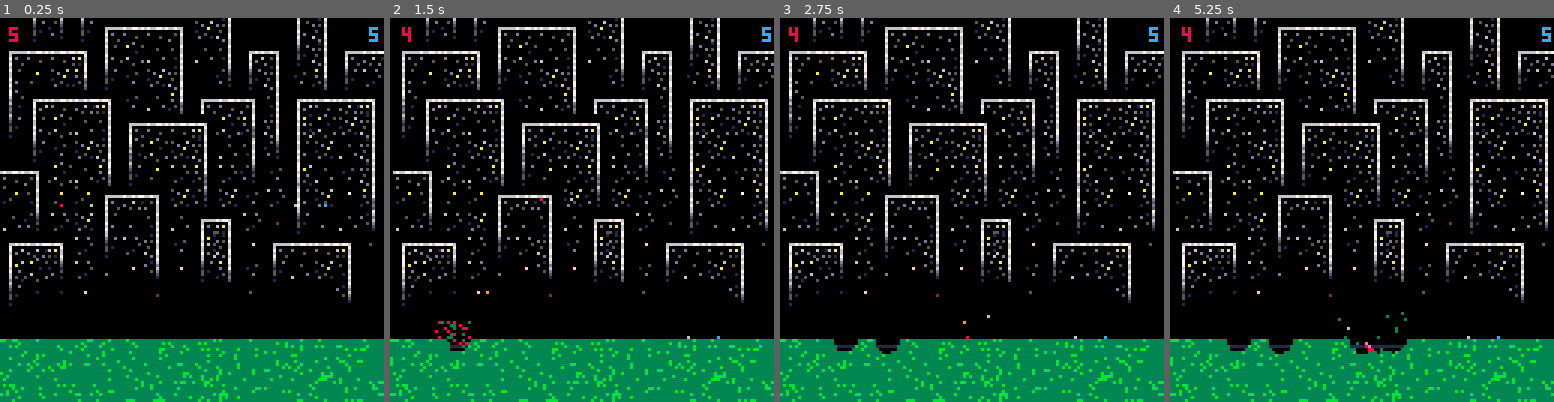
Above: before the commit, frames 1-4 (left to right).
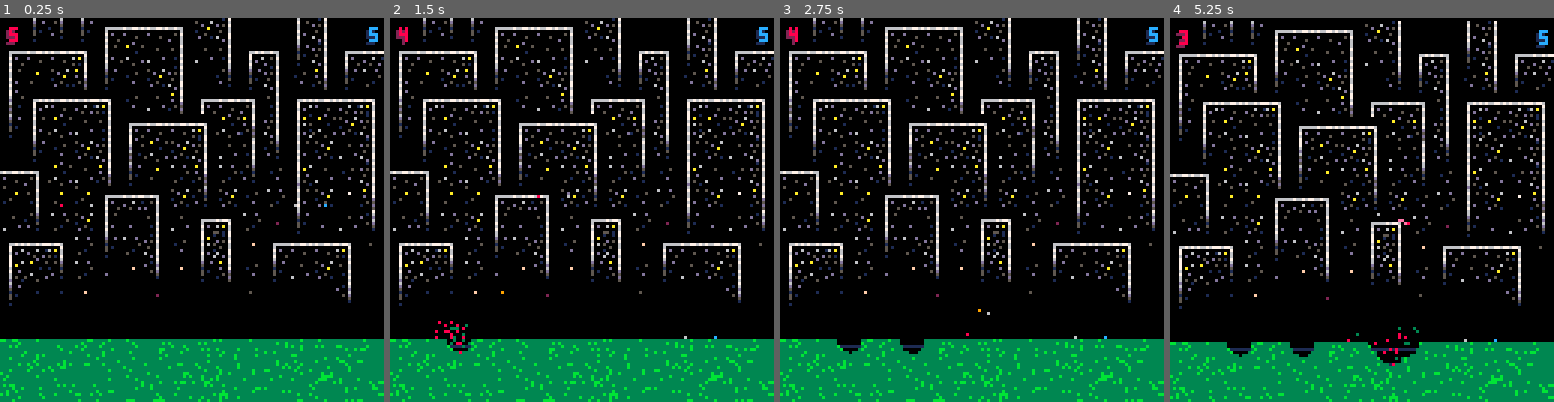
Above: after the commit, the same moments.

Repository: iamapea/miniature_jam
Game: PICO-8 cartridge mini.p8
Same seed, same stepped clock (60 frames per second), same inputs: the game is played once before the commit and once after it.
Inputs:
- Up to frame 1 (0.25 s): no input
- Up to frame 2 (1.5 s): tap X (X key) at 0.33, 1.07 s; tap O (Z key) at 0.7 s
- Up to frame 3 (2.75 s): hold Right 1.6-2.1 s; tap O (Z key) at 1.7, 2.1, 2.5 s; tap X (X key) at 1.85 s; hold Up 2.15-2.42 s; hold Right from 2.47 s (still down)
- Up to frame 4 (5.25 s): tap O (Z key) every 0.4 s from 2.9 to 4.9 s; tap X (X key) at 2.97, 4.08, 5.2 s; release Right at 3.03 s; hold Left 3.08-3.58 s; hold Down 3.63-3.97 s; hold Right 4.02-4.68 s; hold Up 4.73-5.03 s; hold Left from 5.08 s (still down)

The runs differ from the first frame. In frame 1, 0.1% of the frame differs, in the area x 1-98%, y 3-8%; in frame 2, 19%; in frame 3, 0.6%; in frame 4, 23%, in the area x 0-100%, y 0-100%.

Commit message:
text with shading

Diff:
--- a/mini.p8
+++ b/mini.p8
@@ -22,22 +22,30 @@
  cooldown_bullet = 30
  charge_max = 1
  charge_per_frame = 0.02
- charge_start = 0.1
+ charge_start = 0.2
  lives = 5
  player_spawn_y = world_size_y-ground_height-50
  -- visual parameters
  col_players = {8,12}
+ col_players2 = {2,1} --second shade for text etc.
  col_ch = 6 --crosshair
  col_bullet = 9
- col_charge_outer = 14
- col_charge_inner = 8
+ col_charge_outer = {14,6}
+ --col_charge_inner = {8, 13}
+ col_charge_inner = col_charge_outer
  -- create players
  p1 = new_player(1,20,player_spawn_y,
                  col_players[1],
-                 -.5,0,lives)
+                 col_players2[1],
+                 -.5,0,lives,
+                 col_charge_outer[1],
+                 col_charge_inner[1])
  p2 = new_player(2,108,player_spawn_y,
                  col_players[2],
-                 .5,0,lives)
+                 col_players2[2],
+                 .5,0,lives,
+                 col_charge_outer[2],
+                 col_charge_inner[2])
  players = {p1,p2}
  -- bullets
  bullets = {}
@@ -203,15 +211,15 @@
      s = scaling / n_outer_lines
 	    line(p.x,p.y,
 	         p.x+p.charge*cos(p.aim/2+0.25-ang*s)*10,
-	         p.y+p.charge*sin(p.aim/2+0.25-ang*s)*10,col_charge_outer)
+	         p.y+p.charge*sin(p.aim/2+0.25-ang*s)*10,p.col_charge_outer)
 	    line(p.x,p.y,
 	         p.x+p.charge*cos(p.aim/2+0.25+ang*s)*10,
-	         p.y+p.charge*sin(p.aim/2+0.25+ang*s)*10,col_charge_outer)
+	         p.y+p.charge*sin(p.aim/2+0.25+ang*s)*10,p.col_charge_outer)
 	   end
     -- inner lines
     line(p.x,p.y,
          p.x+p.charge*cos(p.aim/2+0.25)*10,
-         p.y+p.charge*sin(p.aim/2+0.25)*10,col_charge_inner)
+         p.y+p.charge*sin(p.aim/2+0.25)*10,p.col_charge_inner)
    end
    --draw player
    pset(p.x,p.y,p.c)
@@ -228,14 +236,14 @@
  pos_x = {3,123}
  pos_y = {3,3}
  for i = 1,#players do
-  print(players[i].lives,
+  pprint(players[i].lives,
         pos_x[i],pos_y[i],
-        players[i].c)
+        players[i].c,players[i].c2)
  end
  -- game over screen
  if state == "over" then
-  print("player "..winner.." wins!",
-        36,50,players[winner].c)
+  pprint("player "..winner.." wins!",
+        36,50,players[winner].c,players[winner].c2)
  end
  -- debug
  --print("n particles: "..#particles,2,10)
@@ -272,8 +280,9 @@
  return it
 end
 
-function new_player(n,x,y,c,aim,
-                    cool,lives)
+function new_player(n,x,y,c,c2,aim,
+                    cool,lives,
+                    cco,cci)
  it = {}
  it.n = n --player number
  it.x = x --position
@@ -282,10 +291,11 @@
  it.vy = 0
  it.ay = grav_acc_player
  it.c = c --color
+ it.c2 = c2 --second color 4 txt
  it.aim = aim
  it.charge = charge_start
- it.charge_color_inner = cci
- it.charge_color_outer = cco
+ it.col_charge_inner = cci
+ it.col_charge_outer = cco
  it.charges = false
  it.cooldown = cool
  it.lives = lives
@@ -518,8 +528,11 @@
   new_player(idx,flr(rnd(120))+3,
              player_spawn_y,
              col_players[idx],
+             col_players2[idx],
              spawn_aim,cd_tmp,
-             lives_tmp)
+             lives_tmp,
+             col_charge_outer[idx],
+             col_charge_inner[idx])
 end
 -->8
 -- input --------------------
@@ -615,6 +628,15 @@
 function distance(a,b)
  return sqrt((a.x - b.x)^2 +
              (a.y - b.y)^2)
+end
+
+-- pretty print
+function pprint(string,x,y,col1,col2)
+ --todo: get width and center align optionally
+ color(col2)
+ print(string, x-1, y+1)
+ color(col1)
+ print(string, x, y)
 end
 
 -- sound effects:
